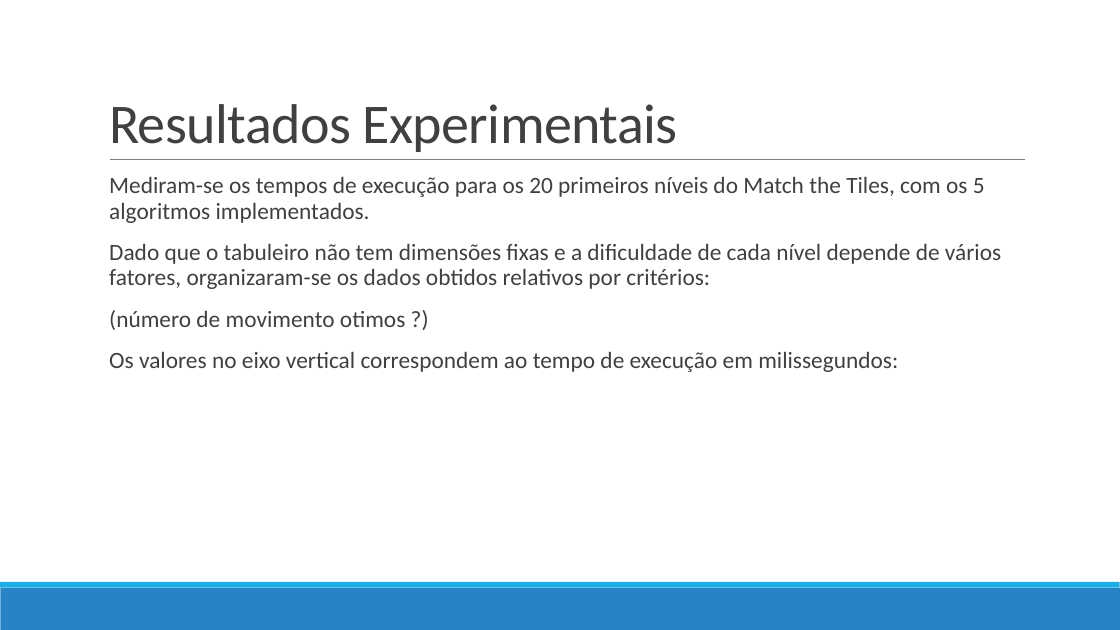
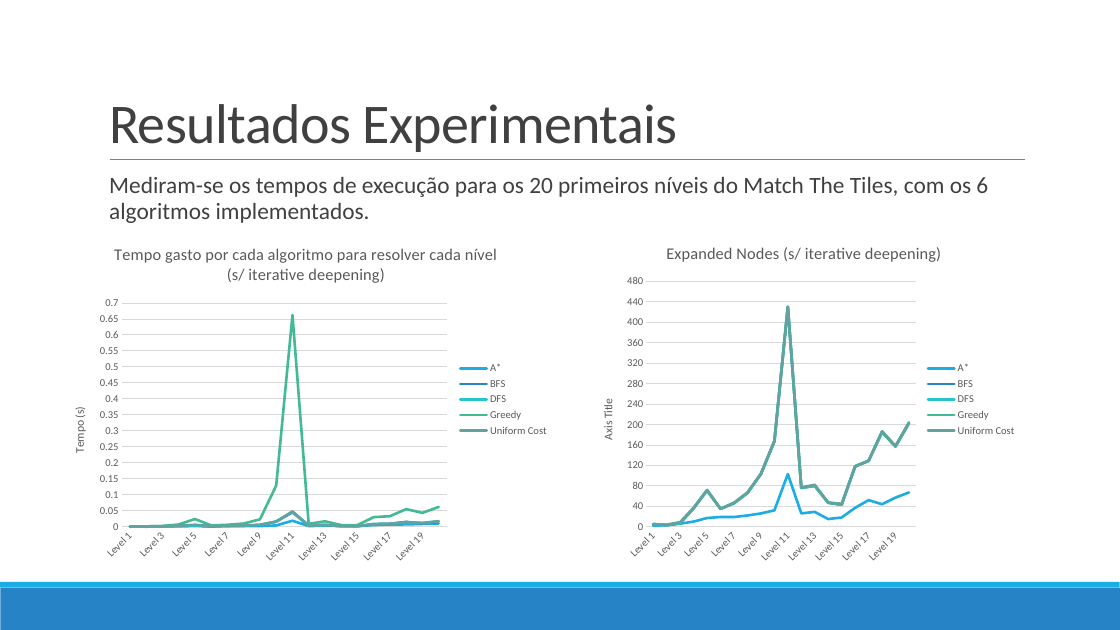
Before and after one commit to pedrovponte/IART-g39, a slide deck: slide 9 of docs/finalpresentation.pptx. Drawn at 1120x630 pixels with LibreOffice and Linux fonts; fonts in the diff are those of the drawing. Boxes give left, top, right and bottom in pixels: in the first picture for what was removed or moved away, otherwise in the second. Text is boxed around its words. In the diff, an @@ line names an element or a change of style, - is before the commit and + after.

```diff
--- a/docs/finalpresentation.pptx
+++ b/docs/finalpresentation.pptx
@@ text at bbox=[109, 177, 988, 223]: text changed @@
-  Mediram-se os tempos de execução para os 20 primeiros níveis do Match the Tiles, com os 5 algoritmos implementados.
-  Dado que o tabuleiro não tem dimensões fixas e a dificuldade de cada nível depende de vários fatores, organizaram-se os dados obtidos relativos por critérios:
-  (número de movimento otimos ?)
-  Os valores no eixo vertical correspondem ao tempo de execução em milissegundos:
+  Mediram-se os tempos de execução para os 20 primeiros níveis do Match The Tiles, com os 6 algoritmos implementados.
@@ line chart added at bbox=[55, 229, 557, 571] @@
+title "Tempo gasto por cada algoritmo para resolver cada nível (s/ iterative deepening) "
+categories: Level 1, Level 2, Level 3, Level 4, Level 5, Level 6, Level 7, Level 8, Level 9, Level 10, Level 11, Level 12, Level 13, Level 14, Level 15, Level 16, Level 17, Level 18, Level 19, Level 20
+A*: 0, 0, 0, 0, 0, 0, 0, 0, 0, 0, 0.02, 0, 0, 0, 0, 0.01, 0.01, 0.01, 0.01, 0.01
+BFS: 0, 0, 0, 0, 0, 0, 0, 0, 0.01, 0.02, 0.04, 0, 0.01, 0, 0, 0.01, 0.01, 0.01, 0.01, 0.02
+DFS: 0, 0, 0, 0, 0, 0, 0, 0, 0.01, 0.02, 0.05, 0, 0.01, 0, 0, 0.01, 0.01, 0.01, 0.01, 0.02
+Greedy: 0, 0, 0, 0.01, 0.02, 0, 0.01, 0.01, 0.02, 0.13, 0.66, 0.01, 0.02, 0.01, 0, 0.03, 0.03, 0.05, 0.04, 0.06
+Uniform Cost: 0, 0, 0, 0, 0.01, 0, 0, 0, 0.01, 0.02, 0.05, 0, 0, 0, 0, 0.01, 0.01, 0.01, 0.01, 0.02
@@ line chart added at bbox=[583, 229, 1025, 571] @@
+title "Expanded Nodes (s/ iterative deepening) "
+categories: Level 1, Level 2, Level 3, Level 4, Level 5, Level 6, Level 7, Level 8, Level 9, Level 10, Level 11, Level 12, Level 13, Level 14, Level 15, Level 16, Level 17, Level 18, Level 19, Level 20
+A*: 0, 0, 10, 10, 20, 20, 20, 20, 30, 30, 100, 30, 30, 20, 20, 40, 50, 40, 60, 70
+BFS: 0, 0, 10, 40, 70, 40, 50, 70, 100, 170, 430, 80, 80, 50, 40, 120, 130, 180, 160, 200
+DFS: 0, 0, 10, 40, 70, 40, 50, 70, 100, 170, 430, 80, 80, 50, 40, 120, 130, 180, 160, 200
+Greedy: 0, 0, 10, 40, 70, 40, 50, 70, 100, 170, 430, 80, 80, 50, 40, 120, 130, 180, 160, 200
+Uniform Cost: 0, 0, 10, 40, 70, 40, 50, 70, 100, 170, 430, 80, 80, 50, 40, 120, 130, 190, 160, 200
```
Also in this commit, not shown: 6 other slides changed, 2 slides added, 4 other files.
